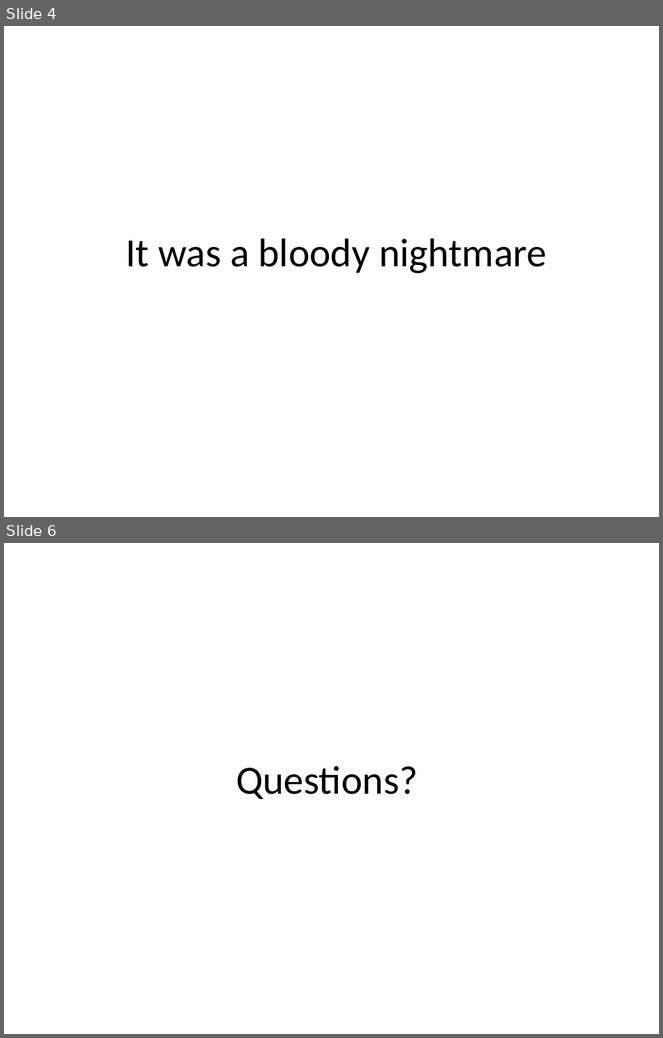
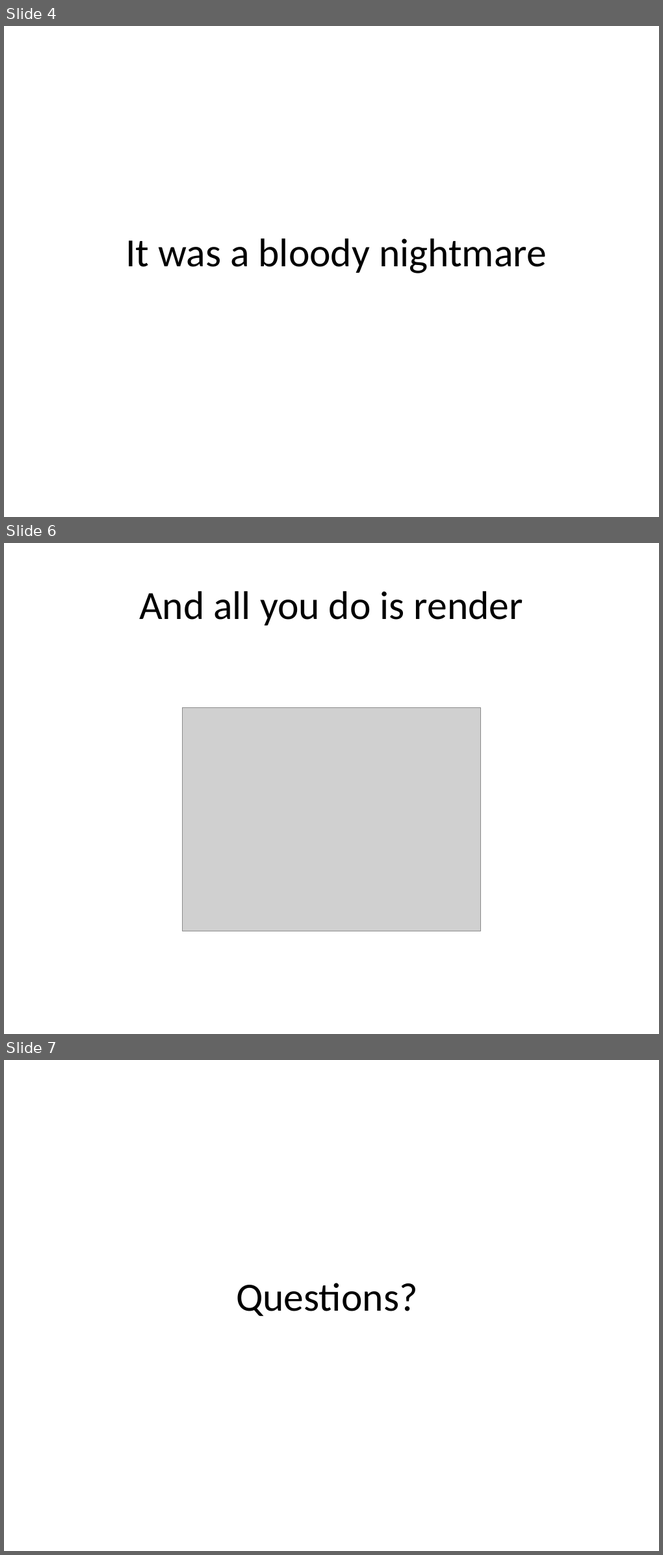
Before and after one commit to leohemsted/oregon_roadmap, a slide deck: Oregon Roadmap.pptx. Shown one above the other, each under a label of ours: slides 4 and 6 before the commit, slides 4, 6 and 7 after it; the slides between them are not shown. The pictures are 663x1038 and 663x1555 pixels, drawn with LibreOffice and Linux fonts; fonts in the diff are those of the drawing; grey boxes stand for pictures. Boxes give left, top, right and bottom in pixels: in the first picture for what was removed or moved away, otherwise in the second. Text is boxed around its words. In the diff, an @@ line names an element or a change of style, - is before the commit and + after.

Commit message:
Add conflicting image

```diff
--- a/Oregon Roadmap.pptx
+++ b/Oregon Roadmap.pptx
@@ slide 6 added at <box>4,543,659,1034</box>, background #FFFFFF @@
@@ title added at <box>139,591,523,626</box>, 44 pt, text #000000 @@
+And all you do is render
@@ picture added at <box>182,708,480,932</box> @@
@@ what was slide 6 is now slide 7 @@
```
Also in this commit, not shown: 1 slide changed.
